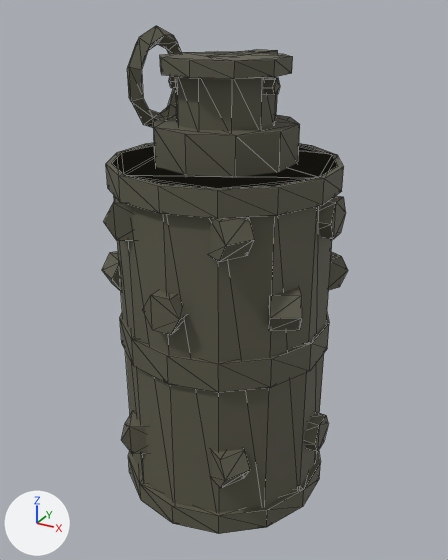
Before and after pictures for a commit that changed the glTF model assets/weapons/flash/tp.glb.
Before and after are seen from a camera (50 mm lens) standing at (0.0743, -0.1356, 0.129) and looking at (0.0, -0.0005, 0.0615). The axes (+X, +Y, +Z) are drawn at lower left. The lights are the same throughout. The picture after the commit comes second. Mesh edges are drawn as thin lines. Vertices at exactly the same position are counted once.

The first picture shows 'flash'.
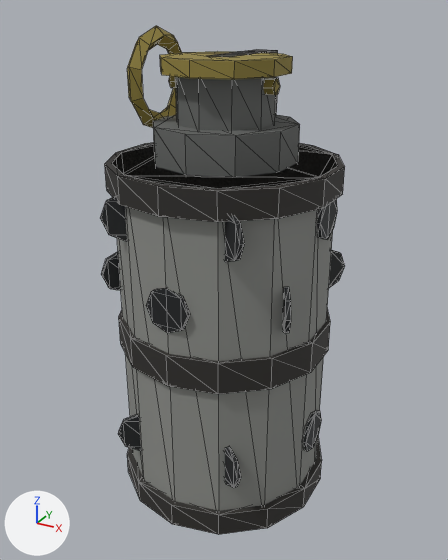
What the commit changed:
me_body is used by ob_flash; location (0.0, 0.0, 0.0).
me_body had 456 vertices, 800 faces and spanned x -0.0305..0.0305, y -0.0305..0.0305, z 0.0..0.125.
me_body now has 528 vertices, 944 faces and spans x -0.0289..0.0289, y -0.0297..0.0297, z 0.0..0.125.
me_body part 1: a new loose piece, a 14-sided cylinder along z spanning x -0.0289..0.0289, y -0.0297..0.0297, z 0.0876..0.0943, in mat_ts_flash (picture img_flash_atlas).
me_body part 2: a new loose piece, a 14-sided cylinder along z spanning x -0.0289..0.0289, y -0.0297..0.0297, z 0.0..0.0067, in mat_ts_flash (picture img_flash_atlas).
me_body part 3: a new loose piece, a 14-sided cylinder along z spanning x -0.0284..0.0284, y -0.0291..0.0291, z 0.0441..0.0526, in mat_ts_flash (picture img_flash_atlas).
me_body part 4: a new loose piece, an 8-sided cylinder along x spanning x 0.027..0.0282, y -0.0058..0.0058, z 0.0158..0.0274, in mat_ts_flash (picture img_flash_atlas).
me_body part 5: a new loose piece, an 8-sided cylinder along y spanning x -0.0059..0.0057, y -0.0282..-0.0269, z 0.0584..0.07, in mat_ts_flash (picture img_flash_atlas).
me_body part 6: a new loose piece, an 8-sided cylinder along x spanning x 0.027..0.0282, y -0.0058..0.0058, z 0.0779..0.0894, in mat_ts_flash (picture img_flash_atlas).
me_body part 7: the loose piece of 12 vertices spanning x -0.0197..-0.0071, y -0.029..-0.0175, z 0.0171..0.0261 is rebuilt with 16 vertices and now spans x -0.0191..-0.0085, y -0.0273..-0.0205, z 0.0158..0.0274.
me_body part 8: the loose piece of 12 vertices spanning x 0.0071..0.0197, y -0.029..-0.0175, z 0.0171..0.0261 is rebuilt with 16 vertices and now spans x 0.0085..0.0191, y -0.0273..-0.0205, z 0.0158..0.0274.
me_body part 9: the loose piece of 12 vertices spanning x -0.0197..-0.0071, y -0.029..-0.0175, z 0.0792..0.0881 is rebuilt with 16 vertices and now spans x -0.0191..-0.0085, y -0.0273..-0.0205, z 0.0779..0.0894.
me_body part 10: the loose piece of 12 vertices spanning x 0.0176..0.029, y 0.007..0.0196, z 0.0597..0.0687 is rebuilt with 16 vertices and now spans x 0.0205..0.0273, y 0.0084..0.019, z 0.0584..0.07.
me_body part 11: the loose piece of 12 vertices spanning x 0.0071..0.0197, y -0.029..-0.0175, z 0.0792..0.0881 is rebuilt with 16 vertices and now spans x 0.0085..0.0191, y -0.0273..-0.0205, z 0.0779..0.0894.
me_body part 12: the loose piece of 12 vertices spanning x -0.029..-0.0176, y -0.0196..-0.007, z 0.0597..0.0687 is rebuilt with 16 vertices and now spans x -0.0273..-0.0205, y -0.019..-0.0084, z 0.0584..0.07.
me_body part 13: the loose piece of 12 vertices spanning x 0.0175..0.029, y -0.0198..-0.0072, z 0.0597..0.0687 is rebuilt with 16 vertices and now spans x 0.0204..0.0273, y -0.0192..-0.0086, z 0.0584..0.07.
me_body part 14: 8 loose pieces with 128 vertices, spanning x -0.0305..0.0305, y -0.0305..0.0305, z 0.0..0.0881, are deleted.
me_body part 15: 28 vertices removed from x -0.0286..0.0286, y -0.0294..0.0294, z 0.0882..0.0943.
me_body part 16: 284 kept faces spanning x -0.0273..0.0273, y -0.028..0.028, z 0.0..0.125 get new texture (UV) coordinates.
Other edits to the shape of me_body do not show in these pictures.

Location of each change, [x1, y1, x2, y2] in pixels of the pictures (448 x 560 px):
'flash', reshaped: before [102, 26, 348, 534]; after [100, 26, 345, 534]
part 1 of me_body, added: after [105, 142, 345, 222]
part 2 of me_body, added: after [127, 437, 322, 534]
part 3 of me_body, added: after [119, 309, 330, 394]
part 4 of me_body, added: after [303, 410, 321, 451]
part 5 of me_body, added: after [146, 288, 190, 333]
part 6 of me_body, added: after [317, 199, 337, 239]
part 7 of me_body, rebuilt: before [121, 411, 147, 454]; after [118, 414, 141, 451]
part 8 of me_body, rebuilt: before [212, 449, 250, 488]; after [225, 447, 241, 488]
part 9 of me_body, rebuilt: before [104, 198, 134, 240]; after [100, 197, 127, 241]
part 10 of me_body, rebuilt: before [329, 252, 348, 290]; after [329, 250, 345, 288]
part 11 of me_body, rebuilt: before [209, 217, 255, 261]; after [225, 216, 245, 262]
part 12 of me_body, rebuilt: before [102, 251, 121, 291]; after [101, 252, 121, 290]
part 13 of me_body, rebuilt (71% narrower, 7% taller): before [269, 287, 302, 330]; after [282, 287, 291, 333]
part 14 of me_body, deleted: before [120, 196, 346, 534]
part 15 of me_body, deleted: before [106, 142, 344, 219]
part 16 of me_body, surface changed (lighter): [115, 26, 335, 511] in both
